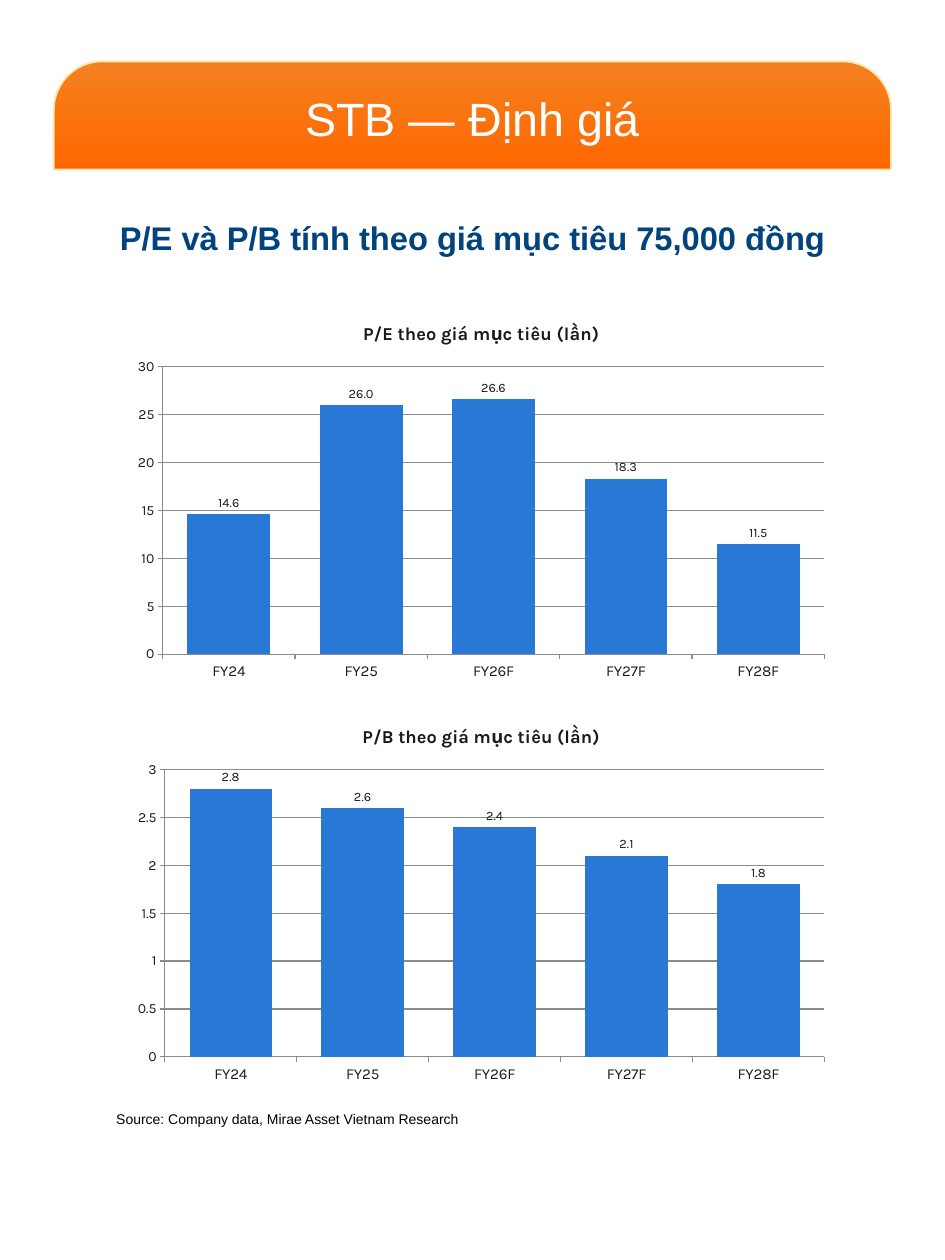
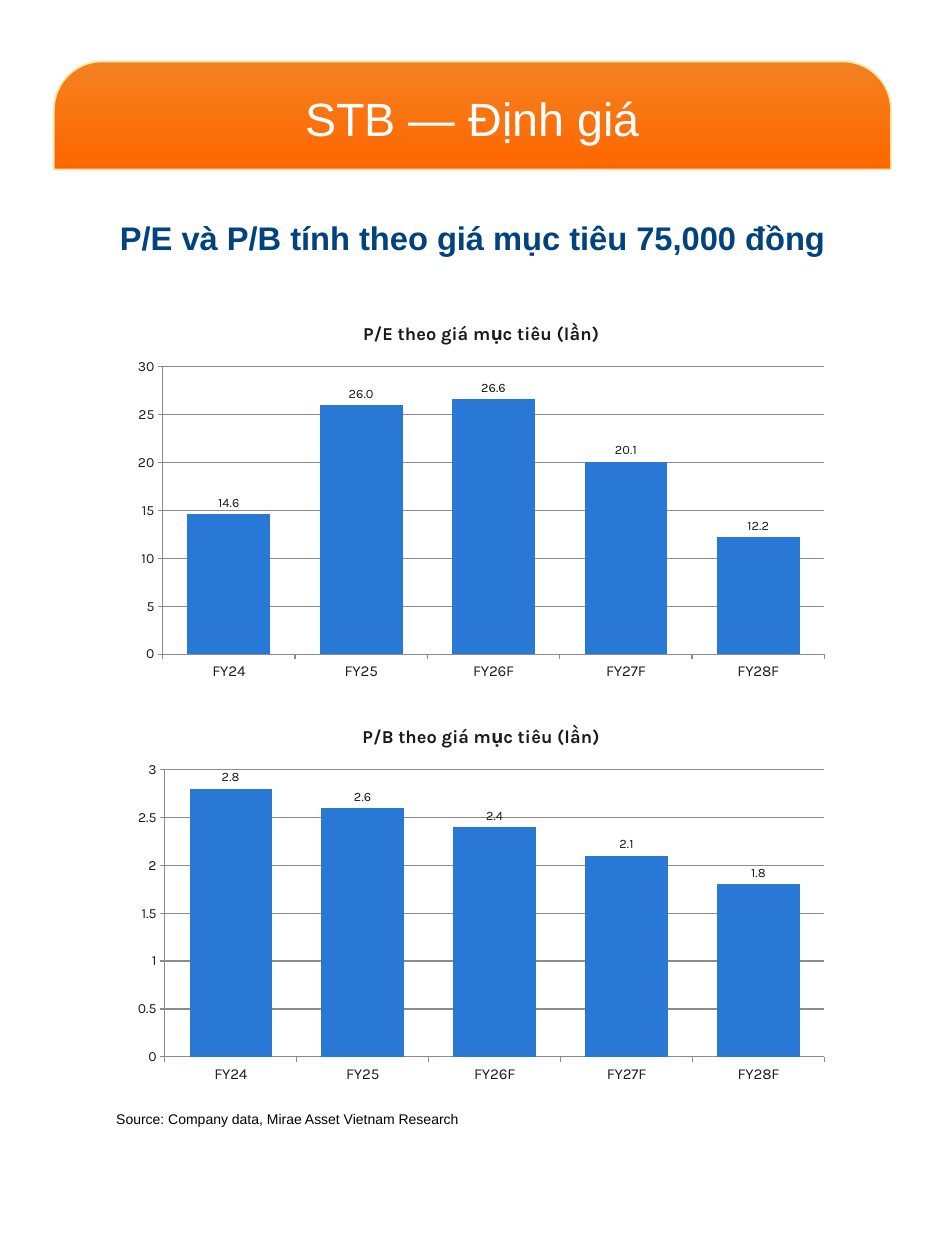
Before and after one commit to datquanton/verbose-guide, a slide deck: slide 9 of MASVN_Mobile_Report_STB_FPT_2Q26_EN_VN.pptx. Drawn at 945x1260 pixels with LibreOffice and Linux fonts; fonts in the diff are those of the drawing; background and template pictures are left out. Boxes give left, top, right and bottom in pixels: in the first picture for what was removed or moved away, otherwise in the second. Text is boxed around its words. In the diff, an @@ line names an element or a change of style, - is before the commit and + after.

```diff
--- a/MASVN_Mobile_Report_STB_FPT_2Q26_EN_VN.pptx
+++ b/MASVN_Mobile_Report_STB_FPT_2Q26_EN_VN.pptx
@@ column chart at box(123, 307, 838, 687) @@
@@ P/E theo giá mục tiêu (lần), FY27F: 18.3 to 20.1 @@
@@ P/E theo giá mục tiêu (lần), FY28F: 11.5 to 12.2 @@
```
Also in this commit, not shown: 7 other slides changed, 14 other files.
